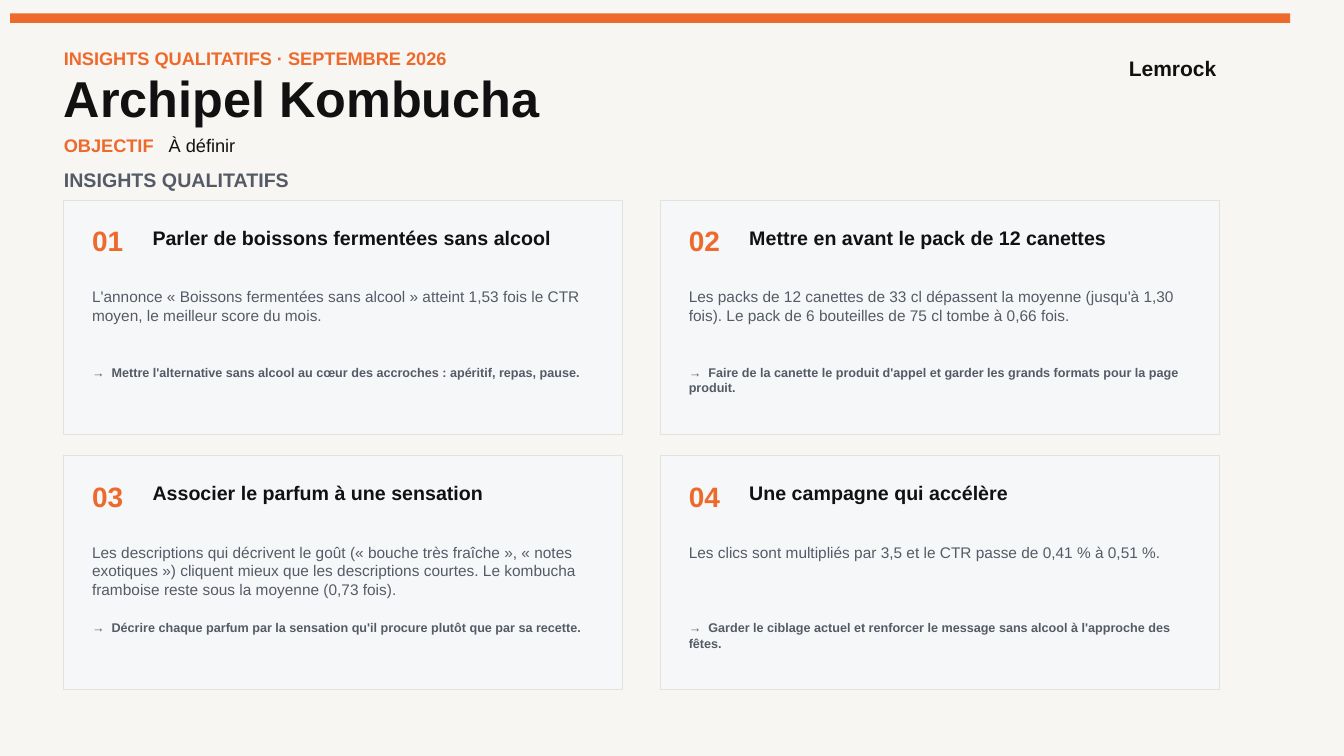
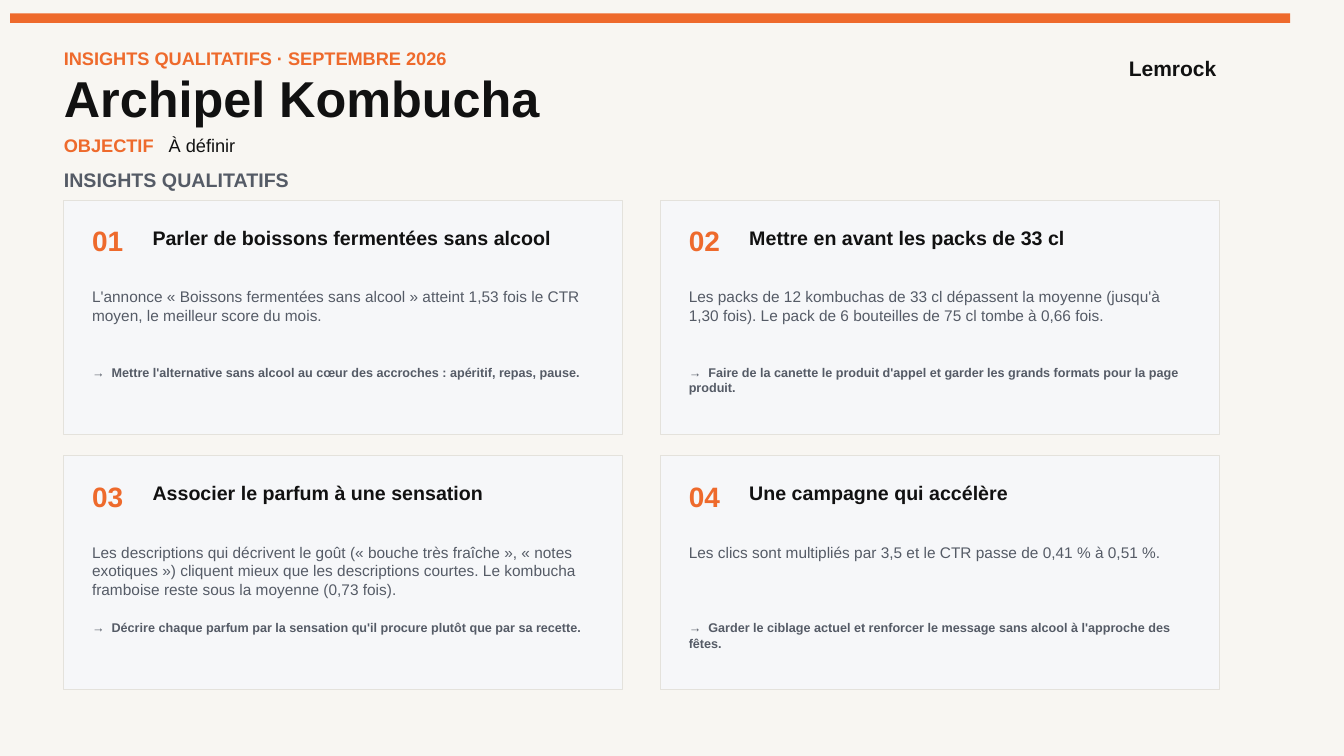
Before and after one commit to stephanemonmarson-creator/Lemrock, a slide deck: slide 4 of rapports/septembre/121026_Customer Success_Septembre 26.pptx. Drawn at 1344x756 pixels with LibreOffice and Linux fonts; fonts in the diff are those of the drawing. Boxes give left, top, right and bottom in pixels: in the first picture for what was removed or moved away, otherwise in the second. Text is boxed around its words. In the diff, an @@ line names an element or a change of style, - is before the commit and + after.

```diff
--- a/rapports/septembre/121026_Customer Success_Septembre 26.pptx
+++ b/rapports/septembre/121026_Customer Success_Septembre 26.pptx
@@ text at [749,230,1064,249]: text changed @@
-Mettre en avant le pack de 12 canettes
+Mettre en avant les packs de 33 cl
@@ text at [689,290,1160,324]: text changed @@
-Les packs de 12 canettes de 33 cl dépassent la moyenne (jusqu'à 1,30 fois). Le pack de 6 bouteilles de 75 cl tombe à 0,66 fois.
+Les packs de 12 kombuchas de 33 cl dépassent la moyenne (jusqu'à 1,30 fois). Le pack de 6 bouteilles de 75 cl tombe à 0,66 fois.
```
Also in this commit, not shown: 2 other slides changed, 10 other files.
